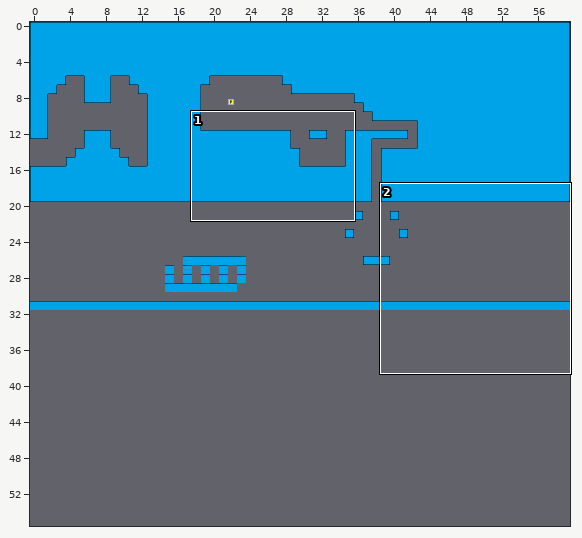
An edit to a level. Tiled map, Engine/Assest/Map/Blue.tmx. Above: a wide view before the commit, with the close-up outlined.
Close-up. First the earlier version:
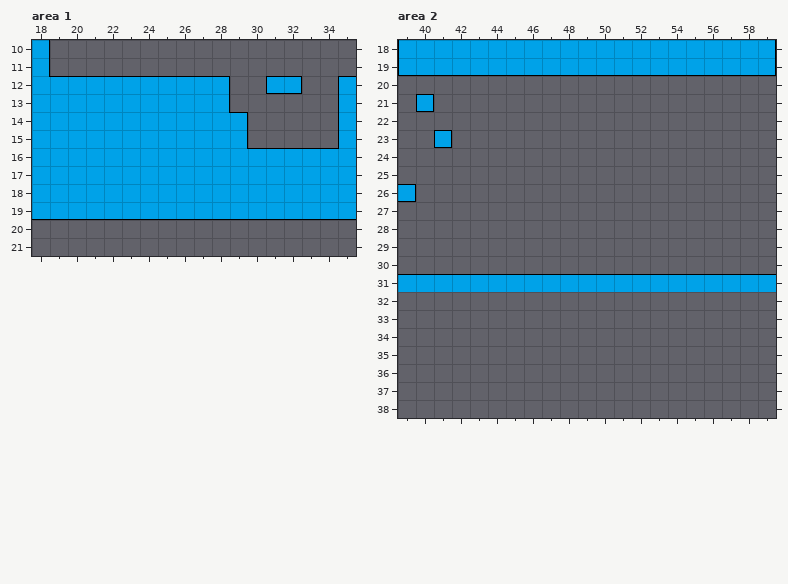
Cells are 32x32 px. Shown: area 1 x 18..35, y 10..21; area 2 x 39..59, y 18..38. The commit also changed other parts of the map, which this record leaves out. The commit also replaced the tileset; all pictures use the new one. The old version is drawn lined up with the new one.
The result:
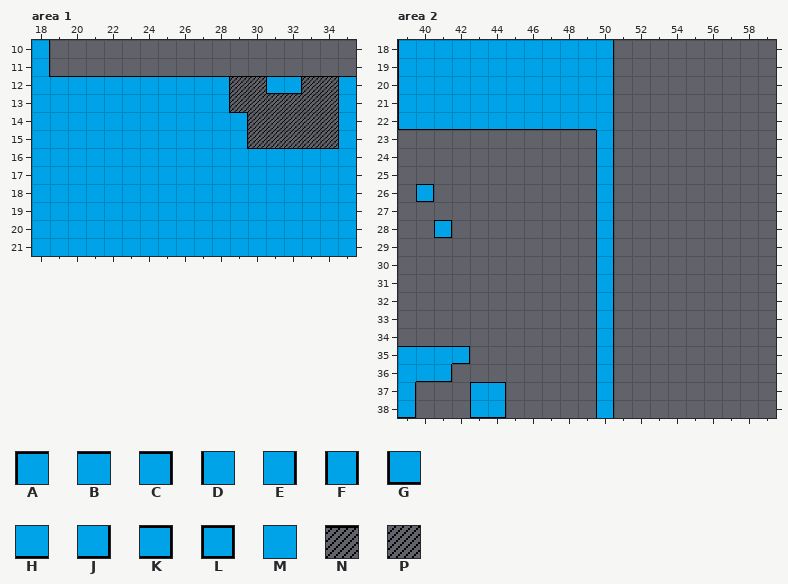
Key: from "Collision Ground": A 0, B 1, C 2, D 5, E 7, F 8, G 10, H 11, J 12, K 17, L 18; from "No Collision Ground": M 6; from "Texure3": N 1, P 4.
_ is an empty cell.
Tiles of an added or newly shown layer are drawn over the layers below it.
From old to new:
{"change": "map size 60x60 -> 51x56 cells"}
{"where": "layer \"Texure\" (added), area 1"}
{"y":12,"x":29,"old":"__","new":"NN"}
{"y":12,"x":33,"old":"__","new":"NN"}
{"y":13,"x":29,"old":"______","new":"PPPPPP"}
{"y":14,"x":30,"old":"_____","new":"PPPPP"}
{"y":15,"x":30,"old":"_____","new":"PPPPP"}
{"where": "layer \"No Collision BackGround\", area 1"}
{"y":19,"x":18,"old":"HHHHHHHHHHHHHHHHHH","new":"MMMMMMMMMMMMMMMMMM"}
{"y":20,"x":18,"old":"__________________","new":"MMMMMMMMMMMMMMMMMM"}
{"y":21,"x":18,"old":"__________________","new":"MMMMMMMMMMMMMMMMMM"}
{"where": "layer \"No Collision BackGround\", area 2"}
{"y":18,"x":50,"old":"MMMMMMMMME","new":"E_________"}
{"y":19,"x":41,"old":"HHHHHHHHHHHHHHHHHHJ","new":"MMMMMMMMME_________"}
{"y":20,"x":40,"old":"___________","new":"MMMMMMMMMME"}
{"y":21,"x":40,"old":"___________","new":"MMMMMMMMMME"}
{"y":31,"x":39,"old":"BBBBBBBBBBBBBBBBBBBBB","new":"_____________________"}
{"y":36,"x":39,"old":"_","new":"M"}
{"where": "layer \"BackGround\", area 2"}
{"y":19,"x":39,"old":"GH","new":"D_"}
{"y":20,"x":39,"old":"_","new":"D"}
{"y":21,"x":39,"old":"_L","new":"D_"}
{"y":22,"x":39,"old":"____________","new":"GHHHHHHHHHHE"}
{"y":23,"x":41,"old":"L","new":"_"}
{"y":23,"x":50,"old":"_","new":"F"}
{"y":24,"x":50,"old":"_","new":"F"}
{"y":25,"x":50,"old":"_","new":"F"}
{"y":26,"x":39,"old":"K_","new":"_L"}
{"y":26,"x":50,"old":"_","new":"F"}
{"y":27,"x":50,"old":"_","new":"F"}
{"y":28,"x":41,"old":"_","new":"L"}
{"y":28,"x":50,"old":"_","new":"F"}
{"y":29,"x":50,"old":"_","new":"F"}
{"y":30,"x":50,"old":"_","new":"F"}
{"y":31,"x":50,"old":"_","new":"F"}
{"y":32,"x":50,"old":"_","new":"F"}
{"y":33,"x":50,"old":"_","new":"F"}
{"y":34,"x":50,"old":"_","new":"F"}
{"y":35,"x":39,"old":"____","new":"BBBK"}
{"y":35,"x":50,"old":"_","new":"F"}
{"y":36,"x":40,"old":"__","new":"HJ"}
{"y":36,"x":50,"old":"_","new":"F"}
{"y":37,"x":39,"old":"_","new":"E"}
{"y":37,"x":43,"old":"__","new":"AC"}
{"y":37,"x":50,"old":"_","new":"F"}
{"y":38,"x":39,"old":"_","new":"J"}
{"y":38,"x":43,"old":"__","new":"GJ"}
{"y":38,"x":50,"old":"_","new":"F"}
{"label":"added","picture_box":[230,76,338,148]}
{"label":"changed","picture_box":[32,219,356,256]}
{"label":"changed","picture_box":[398,40,776,418]}
